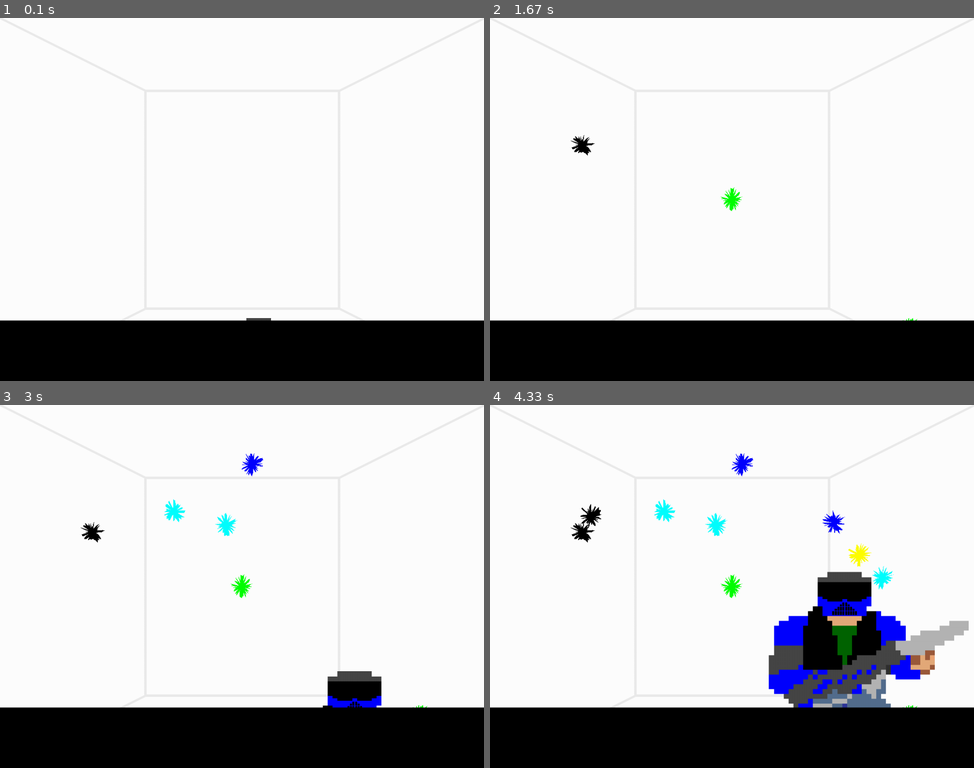
Above: before the commit, frames 1-4 (two rows, left to right).
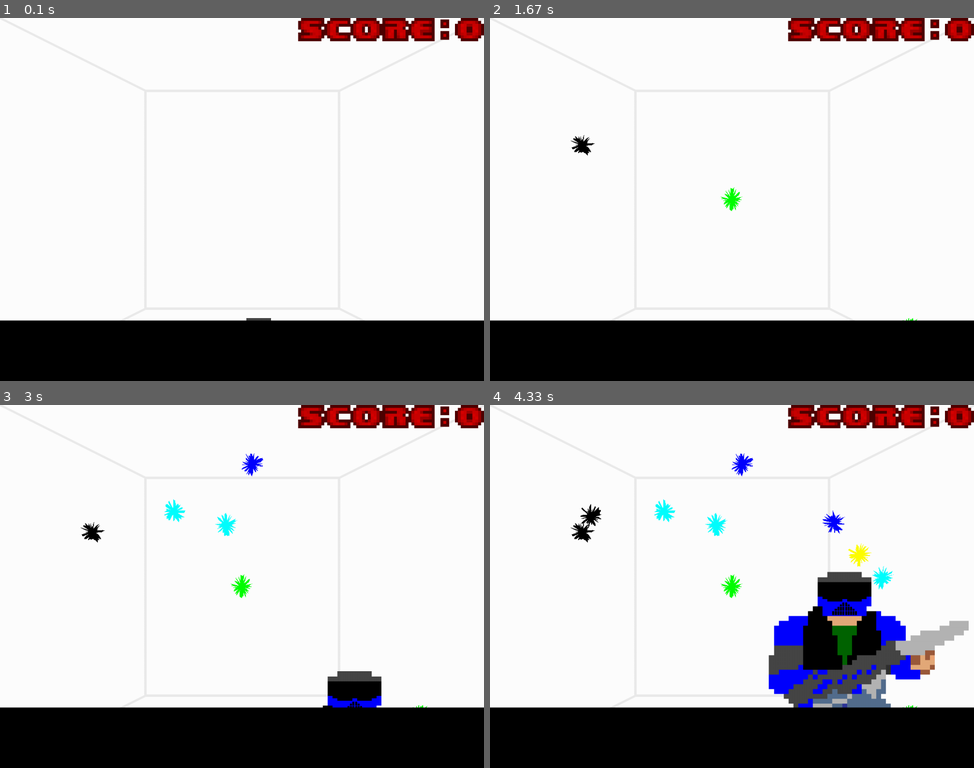
Above: after the commit, the same moments.

Repository: realpatato/pygame-paintball
Game: pygame game, started from main.py
The game is run twice, just before and just after one commit, with the same random seed, the same clock (stepped at 60 frames per second) and the same inputs.
Inputs (mouse positions are in pixels of both pictures, inside the frame that each line leads up to):
- Up to frame 1 (0.1 s): no input
- Up to frame 2 (1.67 s): click (732, 199) at 0.38 s; click (780, 279) at 0.72 s; click (581, 145) at 1.05 s; click (911, 326) at 1.38 s
- Up to frame 3 (3 s): click (251, 463) at 1.72 s; click (217, 680) at 2.05 s; click (227, 524) at 2.38 s; click (174, 510) at 2.72 s
- Up to frame 4 (4.33 s): click (857, 553) at 3.05 s; click (882, 579) at 3.38 s; click (833, 521) at 3.72 s; click (591, 517) at 4.05 s

The runs differ from the first frame. In frame 1, 2.1% of the frame differs, in the area x 61-100%, y 0-7%; in frame 2, 2.1%; in frame 3, 2.1%; in frame 4, 2.1%.

Commit message:
scoreboard is drawn correctly, just needs to be in the proper y spot, and needs functionality

Diff:
--- a/main.py
+++ b/main.py
@@ -9,6 +9,8 @@
 import background as bg
 #needed for enemies
 import enemy
+#needed for scoreboard
+import scoreboard as sb
 
 #starts the module
 pygame.init()
@@ -61,6 +63,10 @@
 
 #variable to hold score
 score = 0
+#variable to hold the score board
+scoreboard = sb.Scoreboard(score)
+#adds scoreboard to draw objects
+draw_objects.append(scoreboard)
 
 ''' FUNCTIONS '''
 def spawn_enemy():
--- /dev/null
+++ b/scoreboard.py
@@ -0,0 +1,58 @@
+''' CREATES THE SCOREBOARD CLASS '''
+''' IMPORTS '''
+#need for surface creation
+import pygame
+
+''' SCOREBOARD CLASS '''
+class Scoreboard:
+    def __init__(self, score):
+        self._sprite_names = self.get_sprite_names()
+        self._sprites = self.parse_spritesheet(self._sprite_names)
+        self._text = "SCORE:" + str(score)
+
+    def get_sprite_names(self):
+        return ["0", "1", "2", "3", "4", "5", "6", "7", "8", "9", "S", "C", "O", "R", "E", ":"]
+
+    def parse_spritesheet(self, sprite_names):
+        ''' Parses the text spritesheet and stores the sprites'''
+        #defines height since the height is the same everytime
+        height = 16
+        #creates a list of the widths, since they vary
+        widths = [
+            20, 12, 20, 20, 20, 20, 20, 20, 20, 20, #0-9
+            18, 18, 22, 18, 18, 14 #SCORE:
+        ]
+        #creates an empty dictionary to hold the sprites
+        sprites={}
+        #load in the spritesheet
+        spritesheet = pygame.image.load("sprites/text.png")
+        #iterates of each sprite
+        for i in range(len(sprite_names)):
+            #creates a blank surface for the sprite to be drawn on
+            surface = pygame.Surface((widths[i], height), pygame.SRCALPHA)
+            #offset starts at zero
+            offset = 0
+            #loops over the widths of the characters before the new one
+            for k in range(0, i):
+                #adds those widths to the offset
+                offset += widths[k]
+            #draws the spritesheet in a spot where only the character is
+            surface.blit(spritesheet, (-(offset), 0))
+            #gets the size of the character in order to scale
+            surface_size = surface.get_size()
+            #scales the text since its super small otherwise
+            surface = pygame.transform.scale(surface, (3 * surface_size[0], 3 * surface_size[1]))
+            #adds sprite to the surface with the correct name
+            sprites[sprite_names[i]] = surface
+        #returns the sprites
+        return sprites
+
+    def draw_self(self, surface):
+        ''' Draws the scoreboard '''
+        offset = 0
+        for i in range(len(self._text)):
+            char_index = 0 - (i + 1)
+            char = self._text[char_index]
+            char_size = self._sprites[char].get_size()
+            offset += char_size[0]
+            surface.blit(self._sprites[char], (1000 - offset, 0))
Binary file added: sprites/text.png
